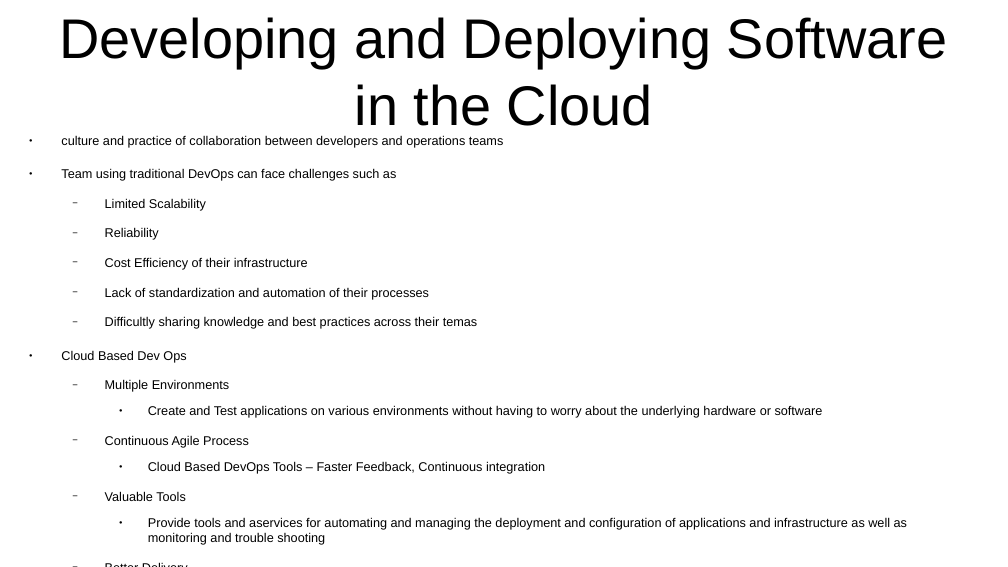
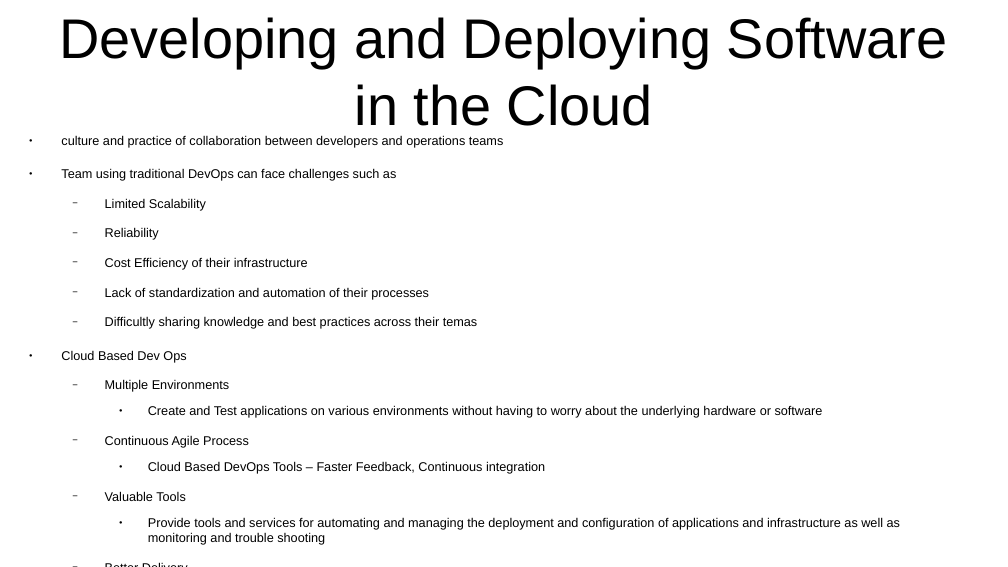
Before and after one commit to CharlesStockman/notesFromCourses, a slide deck: slide 67 of ibm/IBM -- Introduction to the Cloud.odp. Drawn at 1008x567 pixels with LibreOffice and Linux fonts; fonts in the diff are those of the drawing. Boxes give left, top, right and bottom in pixels: in the first picture for what was removed or moved away, otherwise in the second. Text is boxed around its words. In the diff, an @@ line names an element or a change of style, - is before the commit and + after.

```diff
--- a/ibm/IBM -- Introduction to the Cloud.odp
+++ b/ibm/IBM -- Introduction to the Cloud.odp
@@ text at bbox=[148, 517, 900, 545]: text changed @@
-    ● Provide tools and aservices for automating and managing the deployment and configuration of applications and infrastructure as well as monitoring and trouble shooting
+    ● Provide tools and services for automating and managing the deployment and configuration of applications and infrastructure as well as monitoring and trouble shooting
```
Also in this commit, not shown: 26 other slides changed.
